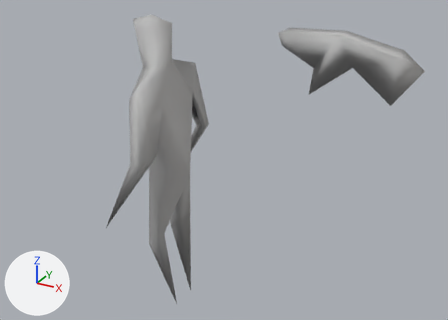
One commit to the Blender file levelwuvmap.blend: the scene before it, then after it.
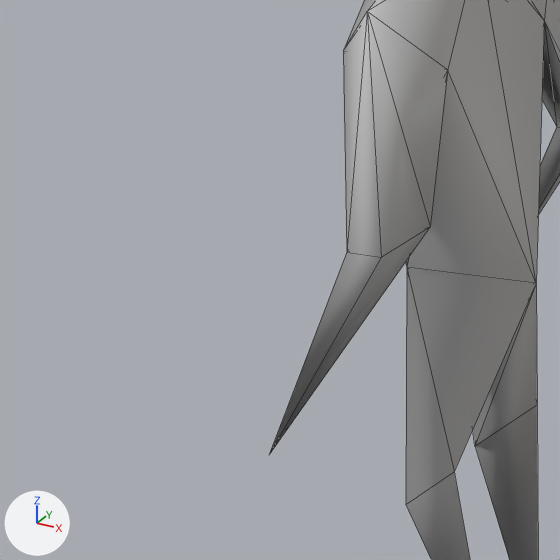
There are two pictures of each version: one from a camera (50 mm lens) standing at (-1.664, -0.062, 2.074) and looking at (-2.925, 2.23, 0.928), one close up on the part from 5% to 44% of the width and 26% to 82% of the height. Arrows for +X, +Y and +Z are at lower left; the lights stay in place. The close-ups show mesh edges as thin lines.

Before the edit, the objects in view are built like this:
```python
me_unit = bpy.data.meshes.new('unit')
me_unit.from_pydata(...)  # 36 vertices, 68 faces; spans x -0.273..0.266, y -0.724..0.607, z -0.032..0.239
me_unit.polygons.foreach_set('use_smooth', [True] * 68)
me_unit.materials.append(mat_unit_material)  # grey #bcbcbc
ob_unit = bpy.data.objects.new('unit', me_unit)
ob_unit.location = (-3.0, 2.0, 1.0)
ob_unit.rotation_euler = (1.571, 0.0, 4.712)  # degrees (90, 0, 270)
```
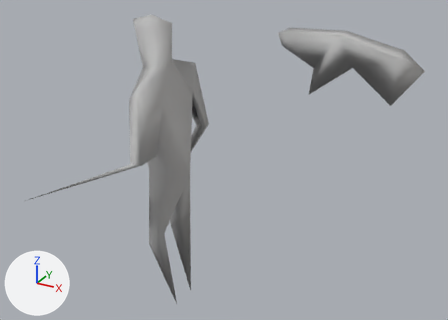
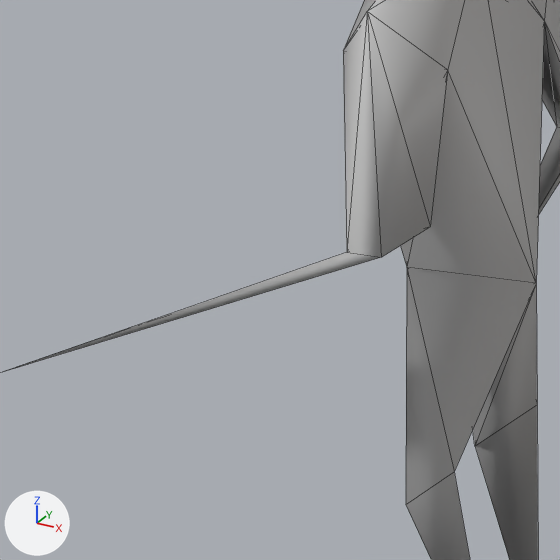
The newer file adds a shape key; the second version is drawn at full value of the shape key 'Key 1' of 'unit', and the change is written as the vertex moves it makes.

What changed in the scene script:
```text
Change me_unit:
    where me_unit.from_pydata(...)  # 36 vertices, 68 faces; spans x -0.273..0.266, y -0.724..0.607, z -0.032..0.239
    used by ob_unit; location = (-3.0, 2.0, 1.0); rotation_euler = (1.571, 0.0, 4.712), in degrees (90, 0, 270)
    me_unit part 1
    me_unit.vertices[34].co: (0.263, -0.268, 0.234) -> (0.263, -0.268, 0.734)  # pixel (268, 455) -> not seen
```

Where the change shows, as pixel boxes (x1, y1, x2, y2) in the close-ups (560 x 560 px; the box of a moved part takes in the faces that stretch with it):
'unit', reshaped: before (269, 0, 560, 560); after (0, 0, 560, 560)
part 1 of me_unit, moved or reshaped: before (269, 227, 430, 455); after (0, 252, 381, 373)
